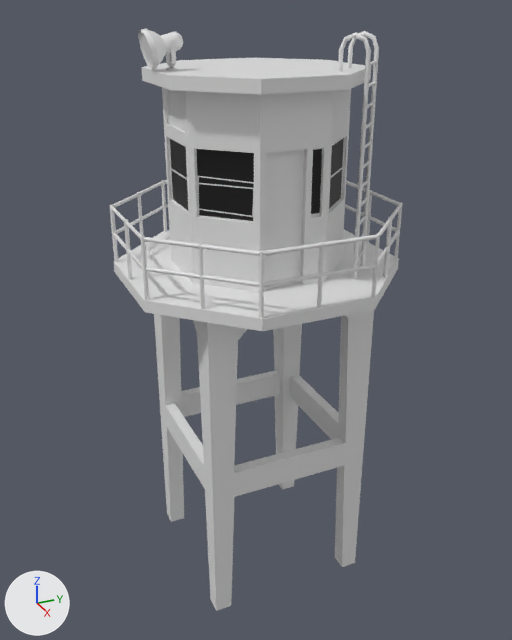
An edit to the glTF model Blends/building-guard-tower.glb, drawn before and after from the same camera.
Rendered twice from a 50 mm lens placed at (10.73, -4.85, 10.41), pointed at (-0.02, -0.01, 5.03). Lighting does not change. The marker at lower left points along +X, +Y and +Z. Where no turn or scale is listed for an object, it has been applied to the vertices. Vertices at the same position are counted once.

Names of what the first picture shows: 'building-guard-tower', 'prop-spot-light', 'prop-spot-light-base'.
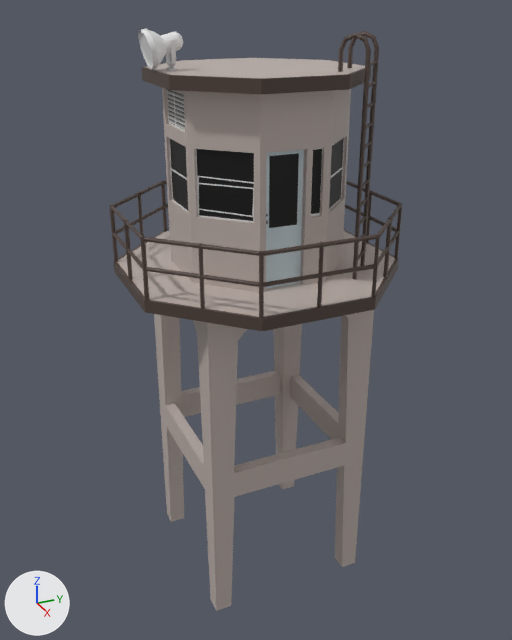
Where the change shows, as pixel boxes [x1, y1, x2, y2] in the pictures (512 x 640 px):
```json
{"object": "building-guard-tower", "change": "surface changed", "before": [109, 31, 402, 611], "after": [109, 31, 402, 611]}
{"object": "prop-spot-light-base", "change": "surface changed", "before": [166, 40, 176, 71], "after": [166, 40, 176, 71]}
{"part": 1, "of": "me_building_guard_tower", "change": "built on", "before": [114, 58, 399, 319], "after": [114, 58, 399, 319]}
{"part": 2, "of": "me_building_guard_tower", "change": "recoloured", "before": [109, 31, 402, 331], "after": [109, 31, 402, 331], "on screen": "grey to black"}
{"part": 3, "of": "me_building_guard_tower", "change": "recoloured", "before": [266, 150, 304, 289], "after": [266, 150, 304, 289]}
{"part": 4, "of": "me_building_guard_tower", "change": "recoloured", "before": [167, 89, 185, 131], "after": [167, 89, 185, 131]}
```

Scene script edits in JSON lines:
```json
{"op": "add", "block": "img_metal_rusted", "code": ["img_metal_rusted = load_image('metal-rusted', '_unpacked/metal-rusted', 1024, 1024, 'sRGB')"]}
{"op": "add", "block": "img_vents_sheet", "code": ["img_vents_sheet = load_image('vents-sheet', '_unpacked/vents-sheet', 1024, 1024, 'sRGB')"]}
{"op": "add", "block": "img_doors_sheet", "code": ["img_doors_sheet = load_image('doors-sheet', '_unpacked/doors-sheet', 2048, 1024, 'sRGB')"]}
{"op": "add", "block": "img_concrete", "code": ["img_concrete = load_image('concrete', '_unpacked/concrete', 1024, 1024, 'sRGB')"]}
{"op": "remove", "block": "mat_concrete", "code": "mat_concrete.base_color = (0.8, 0.8, 0.8)  # white #e7e7e7"}
{"op": "add", "block": "mat_concrete", "code": "mat_concrete.texture = img_concrete"}
{"op": "add", "block": "mat_metal_rusted", "code": ["mat_metal_rusted = principled_material('metal-rusted')", "mat_metal_rusted.texture = img_metal_rusted"]}
{"op": "add", "block": "mat_vents", "code": ["mat_vents = principled_material('vents')", "mat_vents.texture = img_vents_sheet"]}
{"op": "add", "block": "mat_doors", "code": ["mat_doors = principled_material('doors')", "mat_doors.texture = img_doors_sheet"]}
{"block": "me_building_guard_tower", "where": "# used by ob_building_guard_tower; location = (0.0, 0.0, 0.0)"}
{"op": "remove", "block": "me_building_guard_tower", "code": "me_building_guard_tower.from_pydata(...)  # 648 vertices, 940 faces; spans x -2.31..2.31, y -2.31..2.31, z 0.0..9.94"}
{"op": "add", "block": "me_building_guard_tower", "code": "me_building_guard_tower.from_pydata(...)  # 680 vertices, 1004 faces; spans x -2.31..2.31, y -2.31..2.31, z 0.0..9.94"}
{"block": "me_building_guard_tower", "change": "me_building_guard_tower part 1"}
{"block": "me_building_guard_tower", "change": "24 faces are deleted"}
{"block": "me_building_guard_tower", "change": "2 vertices move from x -1.5..-1.1, y -1.1, z 5.7 to x -1.5..-1.1, y -0.8, z 5.7"}
{"block": "me_building_guard_tower", "change": "32 vertices are added at x -2.26..2.26, y -2.26..2.26, z 6.0..9.4"}
{"block": "me_building_guard_tower", "change": "24 new faces join them, mat_concrete (picture img_concrete)"}
{"block": "me_building_guard_tower", "change": "64 new faces join them, mat_metal_rusted (picture img_metal_rusted)"}
{"block": "me_building_guard_tower", "change": "me_building_guard_tower part 2: 504 faces spanning x -2.31..2.31, y -2.31..2.31, z 6.0..9.94 switch from mat_concrete (white #e7e7e7) to mat_metal_rusted (picture img_metal_rusted)"}
{"block": "me_building_guard_tower", "change": "me_building_guard_tower part 3: 4 faces spanning x 1.29, y -0.47..0.19, z 6.2..8.35 switch from mat_concrete (white #e7e7e7) to mat_doors (picture img_doors_sheet)"}
{"block": "me_building_guard_tower", "change": "me_building_guard_tower part 4: 2 faces spanning x -0.47..0.47, y -1.34, z 8.55..9.1 switch from mat_concrete (white #e7e7e7) to mat_vents (picture img_vents_sheet)"}
```
